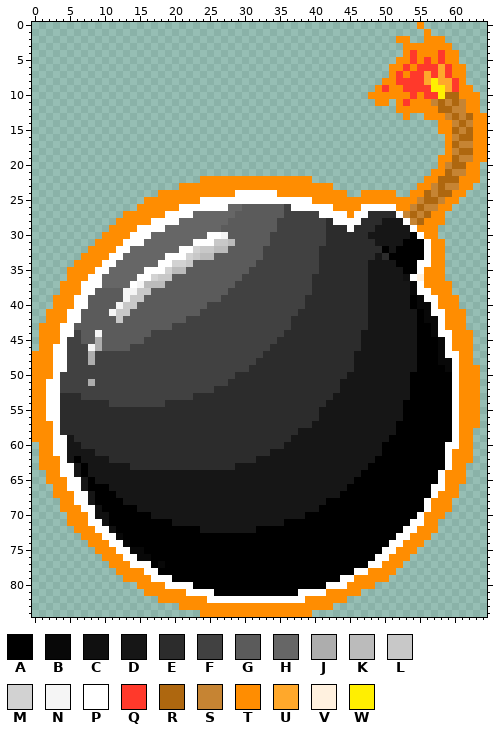
One commit to this sprite sheet: project/YUNO/assets/bomb.png. The picture above is the old version.
The file is 65x85 pixels. Colours within 5 levels of each other are drawn and written as one.
Palette (. is transparent): A #000000  B #080808  C #101010  D #161616  E #2c2c2c  F #414141  G #5b5b5b  H #666666  J #adadad  K #bbbbbb  L #c8c8c8  M #d2d2d2  N #f5f5f5  P #ffffff  Q #ff392b  R #ae670f  S #c68433  T #ff8d01  U #ffa82b  V #fff1df  W #ffef01
Pixels before (only the part around the change), first column x 37:
 0 ..................T.........
 1 ...................T........
 2 ...............TT..TTT......
 3 ................TTTTTTT.....
 4 ................TQTTTQTT....
 5 ...............TTQTQTQTT....
 6 ..............TTQTQQQUQTT...
 7 ..............TQTQQUQUQTT...
 8 .............TTQQQQUWUUQT...
 9 ............TQTTQQQQWWUQTT..
10 ...........TTTTTTQTQQWRRTTT.
11 ............TT.TQTTTSRSRSTT.
12 ...............TTTTTTRRSSTT.
13 ................T..TTTSRSRTT
14 .....................TTSRSTT
15 .....................TTRSRTT
16 ......................TSRRTT
17 ......................TRSSTT
Once edited:
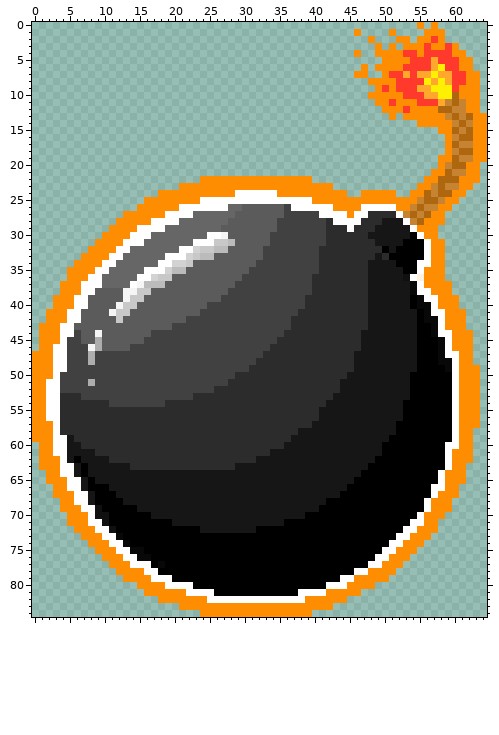
From old to new:
y 0: x 57 . -> T
y 1: x 46 . -> T; x 51 . -> T; x 57..58 .. -> TT
y 2: x 48 . -> T; x 55 . -> T; x 57 T -> Q
y 3: x 49 . -> T; x 51 . -> T; x 56 T -> Q; x 59..60 T. -> QT
y 4: x 46 . -> T; x 49..53 ....T -> TTTTQ; x 56..57 TT -> QQ; x 59 T -> Q; x 61 . -> T
y 5: x 50..51 .. -> TT; x 55 T -> Q; x 57 T -> U; x 59..62 TT.. -> QQTT
y 6: x 47 . -> T; x 49..50 .. -> TT; x 54 T -> Q; x 57..58 QU -> UW; x 60 T -> Q; x 62 . -> T
y 7: x 46..47 .. -> TT; x 50..51 .T -> TQ; x 53 T -> U; x 55 Q -> U; x 57 Q -> W; x 59..63 QTT.. -> UQQTT
y 8: x 48..49 .. -> TT; x 56..58 UWU -> WUW; x 61..63 T.. -> QTT
y 9: x 52 T -> Q; x 55..56 QQ -> UU; x 59 U -> W; x 63 . -> T
y 10: x 53 T -> Q; x 55..57 TQQ -> QUU; x 59 R -> W
y 11: x 51 . -> Q; x 53 Q -> T; x 55..58 TTSR -> QQQU
y 12: x 50..51 .. -> TT; x 53 T -> Q
y 13: x 51 . -> T; x 54..55 .. -> TT
y 14: x 55..57 ... -> TTT
